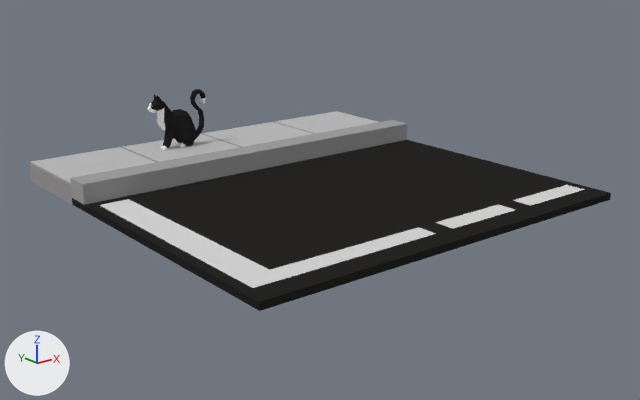
The Blender file city/cat.blend as it was, and as the next commit left it.
The view is the same before and after, from a 50 mm lens placed at (-3.48, -6.11, 1.71), pointed at (0.33, -1.35, -0.19). The lights are fixed; the arrows at lower left show +X, +Y and +Z.

The scene before the commit, as lines of its bpy script (objects in view):
```python
me_plane = bpy.data.meshes.new('Plane')
me_plane.from_pydata(...)  # 237 vertices, 219 faces; spans x -0.187..0.118, y 0.0..0.074, z -0.235..0.214
me_plane.materials.append(mat_catmat)  # black #252525
ob_cat = bpy.data.objects.new('Cat', me_plane)
ob_cat.location = (-0.047, 0.0, 0.231)
ob_cat.rotation_euler = (0.0, -0.304, 0.0)  # degrees (0, -17, 0)
_m = ob_cat.modifiers.new('Mirror', 'MIRROR')
_m.use_axis = (False, True, False)
ob_road = bpy.data.objects.new('Road', None)
ob_road.location = (0.338, -1.223, -0.1)
ob_road.show_instancer_for_render = False
ob_road.instance_type = 'COLLECTION'
ob_road.instance_collection = col_road
```
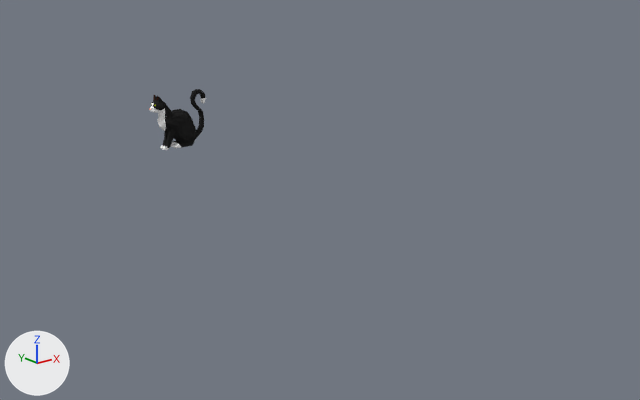
What differs and where, as boxes [x1, y1, x2, y2] in the pictures (640 x 400 px):
'Road', hidden, added
    before: [29, 111, 611, 311]
'Cat', rescaled
    before: [148, 100, 196, 143]
    after: [149, 100, 196, 143]
'Tail', rescaled
    before: [190, 89, 206, 139]
    after: [190, 89, 205, 138]
'LegsFw', rescaled (23% wider)
    before: [163, 127, 175, 148]
    after: [160, 129, 175, 150]
'Neck', no longer drawn
    before: [147, 103, 165, 131]
'LegsBk', rescaled
    before: [182, 140, 194, 146]
    after: [170, 140, 195, 148]
'Ears', rescaled
    before: [155, 95, 162, 102]
    after: [153, 95, 162, 103]
'FeetBk', no longer drawn
    before: [175, 141, 186, 147]
'FeetFw', no longer drawn
    before: [160, 146, 168, 150]
'TailTail', no longer drawn
    before: [201, 98, 205, 104]

The change, as a list of edits to the scene's bpy script:
```text
Change ob_road:
    add ob_road.hide_viewport = True
Change ob_cat:
    ob_cat.scale: (1.0, 1.0, 1.0) -> (1.0, 1.16, 1.0)
```
